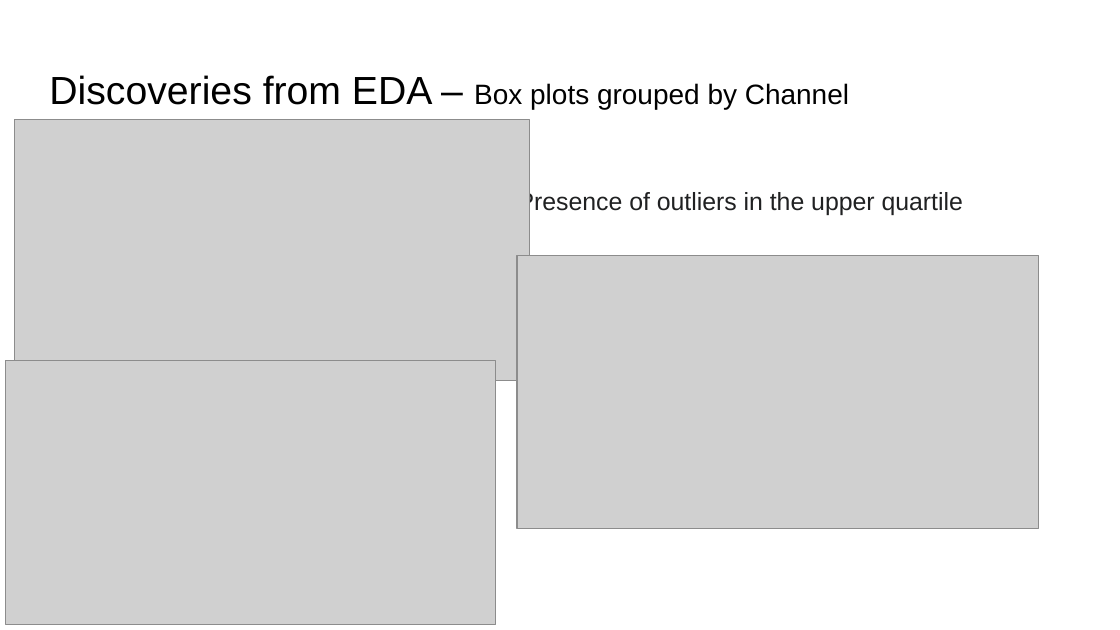
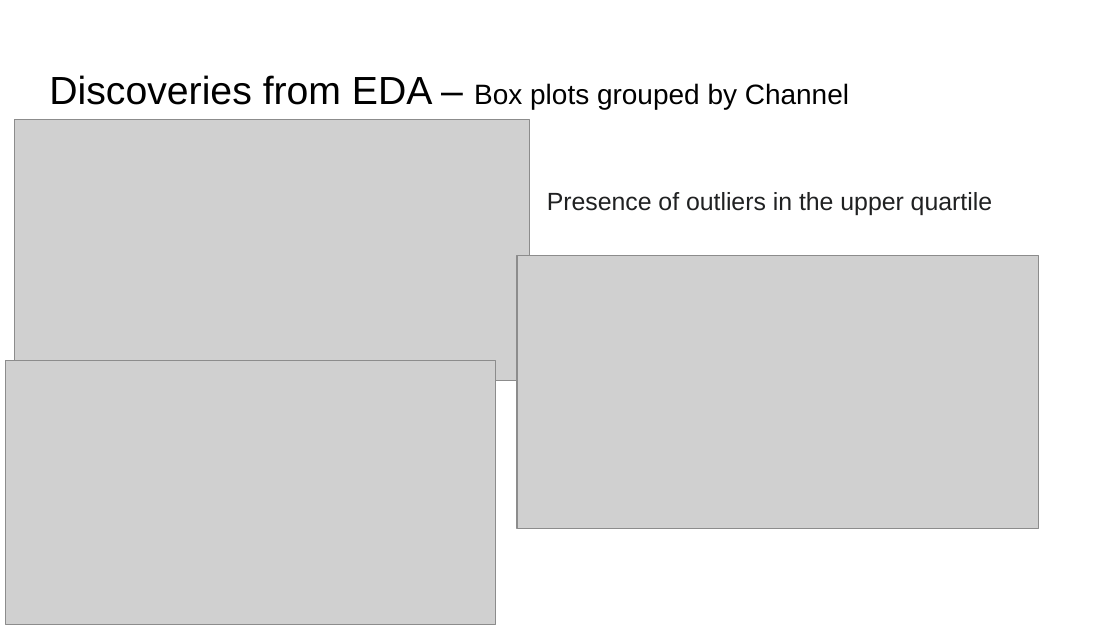
Before and after one commit to AbiAfolabi/ml-project-unsupervised-learning, a slide deck: slide 9 of ML UnsupervisedLearning_AfolabiAbimbola.pptx (slide 8 before the commit). Drawn at 1120x630 pixels with LibreOffice and Linux fonts; fonts in the diff are those of the drawing; grey boxes stand for pictures. Boxes give left, top, right and bottom in pixels: in the first picture for what was removed or moved away, otherwise in the second. Text is boxed around its words. In the diff, an @@ line names an element or a change of style, - is before the commit and + after.

```diff
--- a/ML UnsupervisedLearning_AfolabiAbimbola.pptx
+++ b/ML UnsupervisedLearning_AfolabiAbimbola.pptx
@@ text "Presence of outliers in the ...": place and size @@
-text "Presence of outliers in the ..." at (518,190,963,216)
+text "Presence of outliers in the ..." at (547,192,992,215)
```
Also in this commit, not shown: 1 other slide changed, 2 slides added, 3 other files.
